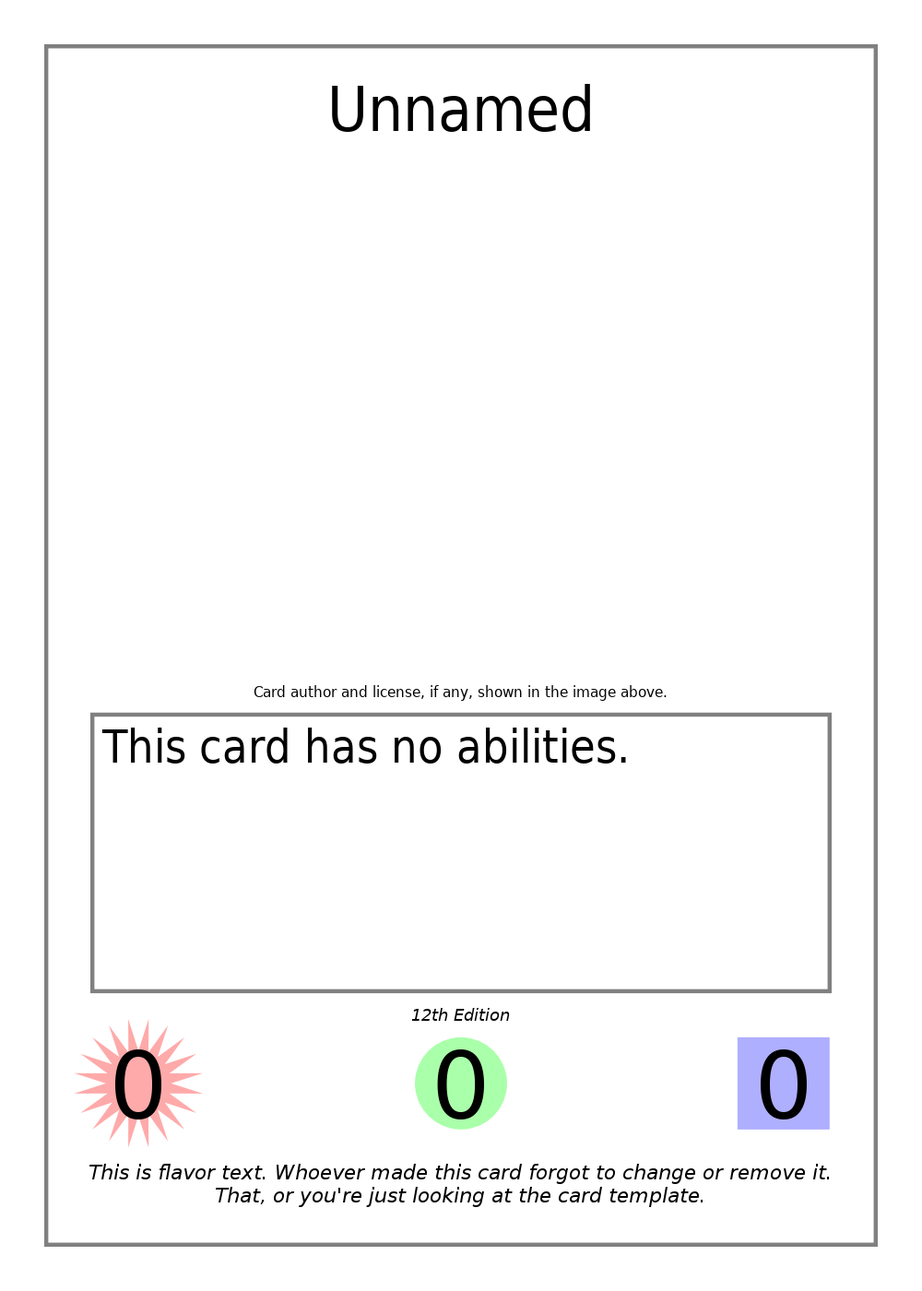
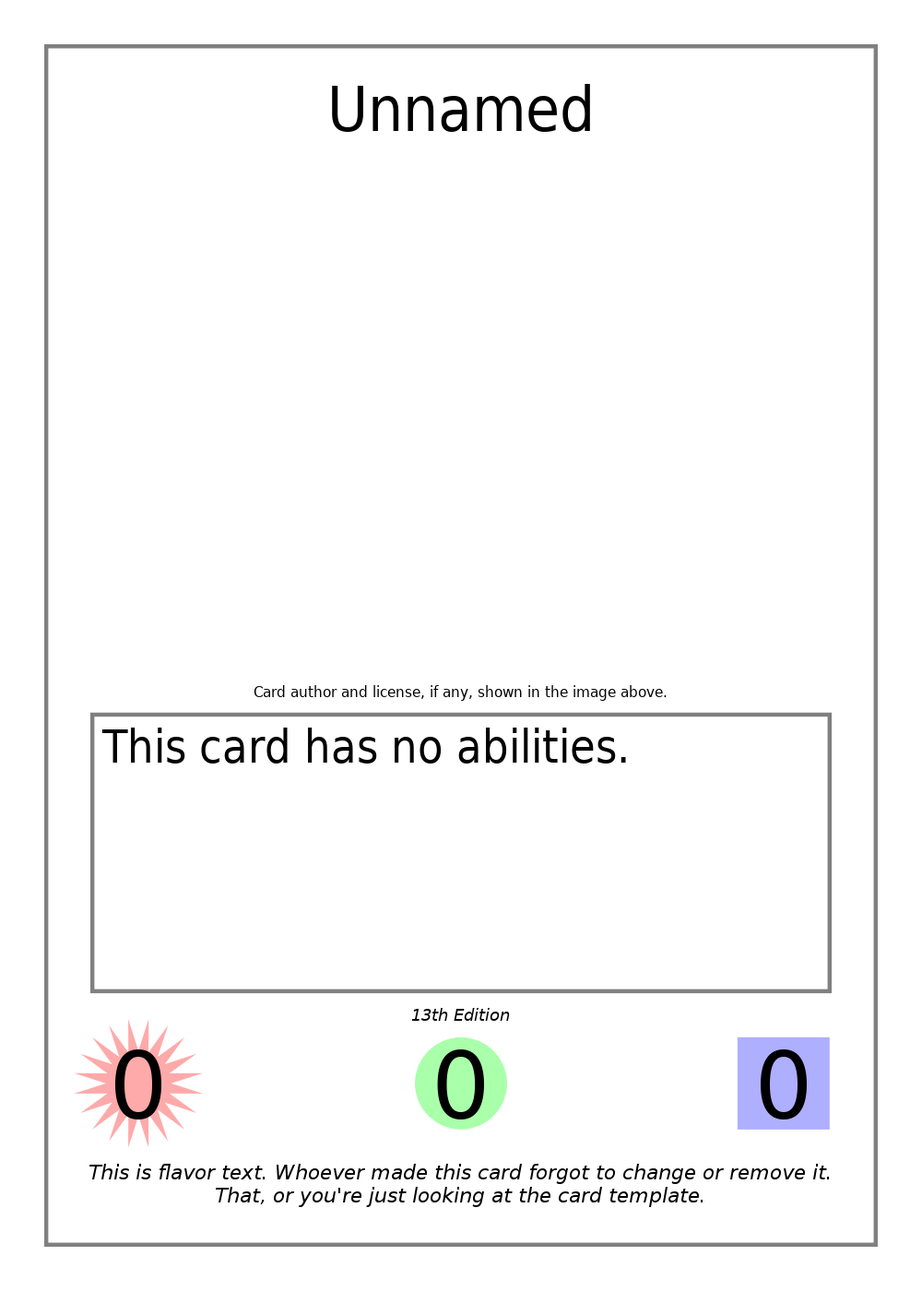
Layered file, before and after one edit (922x1291). Changes by layer:
painted on "Edition Indicator" over (421, 1009, 432, 1022)
